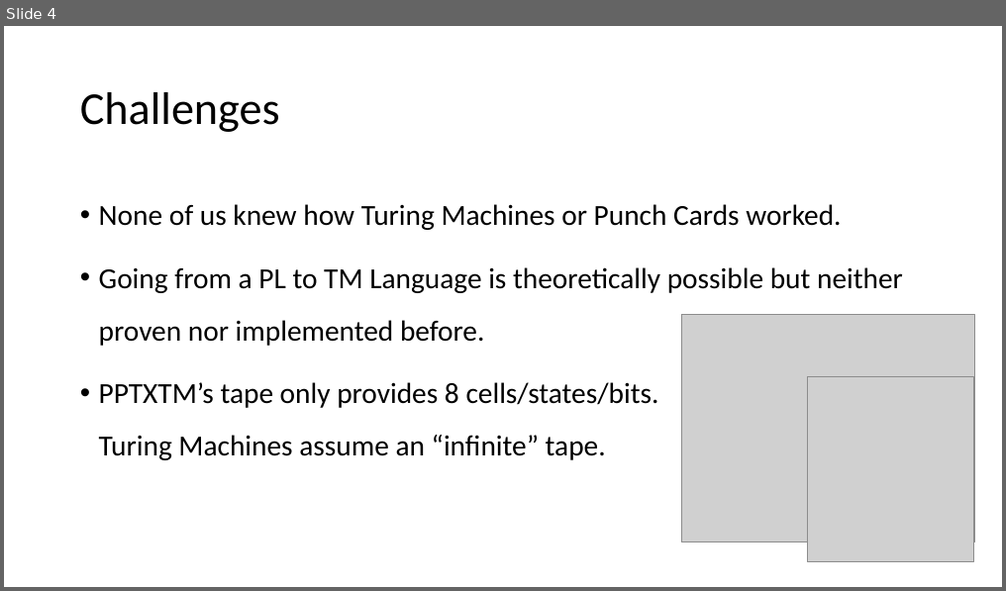
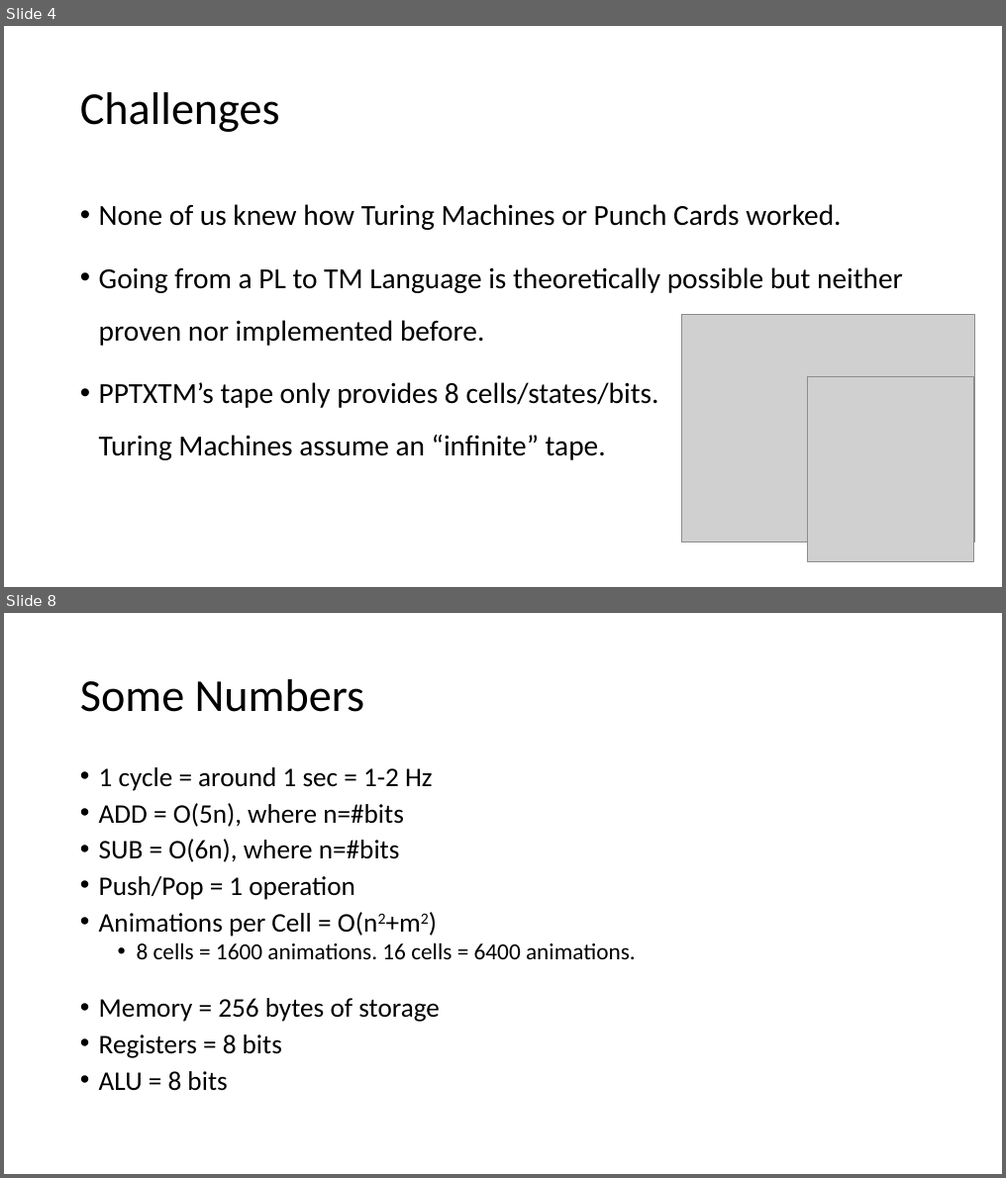
Before and after one commit to cdchoy/ppcc, a slide deck: presentation.pptx. Shown one above the other, each under a label of ours: slide 4 before the commit, slides 4 and 8 after it; the slides between them are not shown. The pictures are 1006x591 and 1006x1178 pixels, drawn with LibreOffice and Linux fonts; fonts in the diff are those of the drawing; grey boxes stand for pictures. Boxes give left, top, right and bottom in pixels: in the first picture for what was removed or moved away, otherwise in the second. Text is boxed around its words. In the diff, an @@ line names an element or a change of style, - is before the commit and + after.

```diff
--- a/presentation.pptx
+++ b/presentation.pptx
@@ slide 8 added at (4, 613, 1002, 1174), background #FFFFFF @@
@@ title added at (80, 679, 365, 712), 44 pt, text #000000 @@
+Some Numbers
@@ text added at (99, 767, 636, 1091), 25.9 pt, text #000000 @@
+• 1 cycle = around 1 sec = 1-2 Hz
+• ADD = O(5n), where n=#bits
+• SUB = O(6n), where n=#bits
+• Push/Pop = 1 operation
+• Animations per Cell = O(n2+m2)
+  • 8 cells = 1600 animations. 16 cells = 6400 animations.
+• Memory = 256 bytes of storage
+• Registers = 8 bits
+• ALU = 8 bits
```
Also in this commit, not shown: 5 slides changed, 3 other slides added, 1 slide removed.
